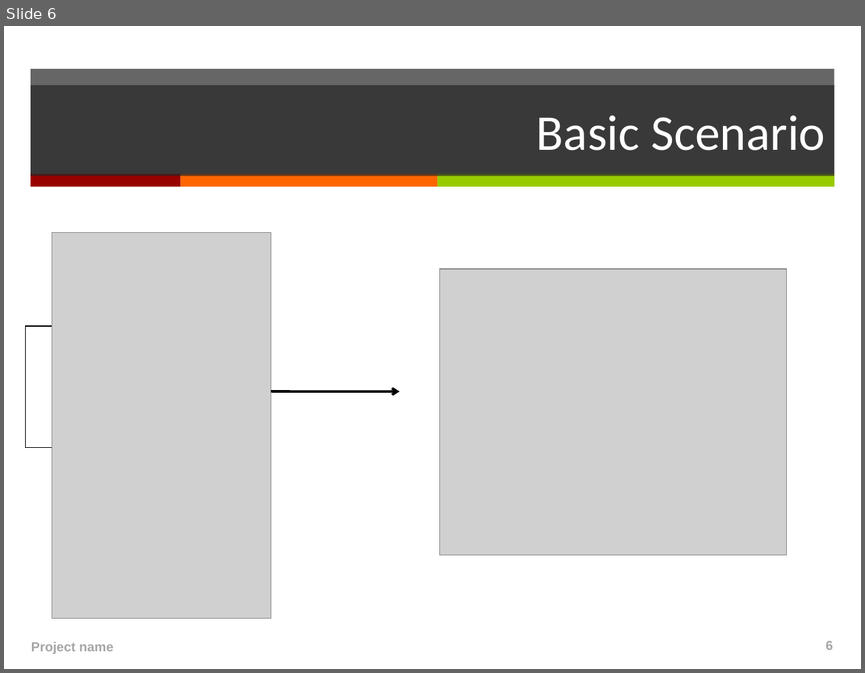
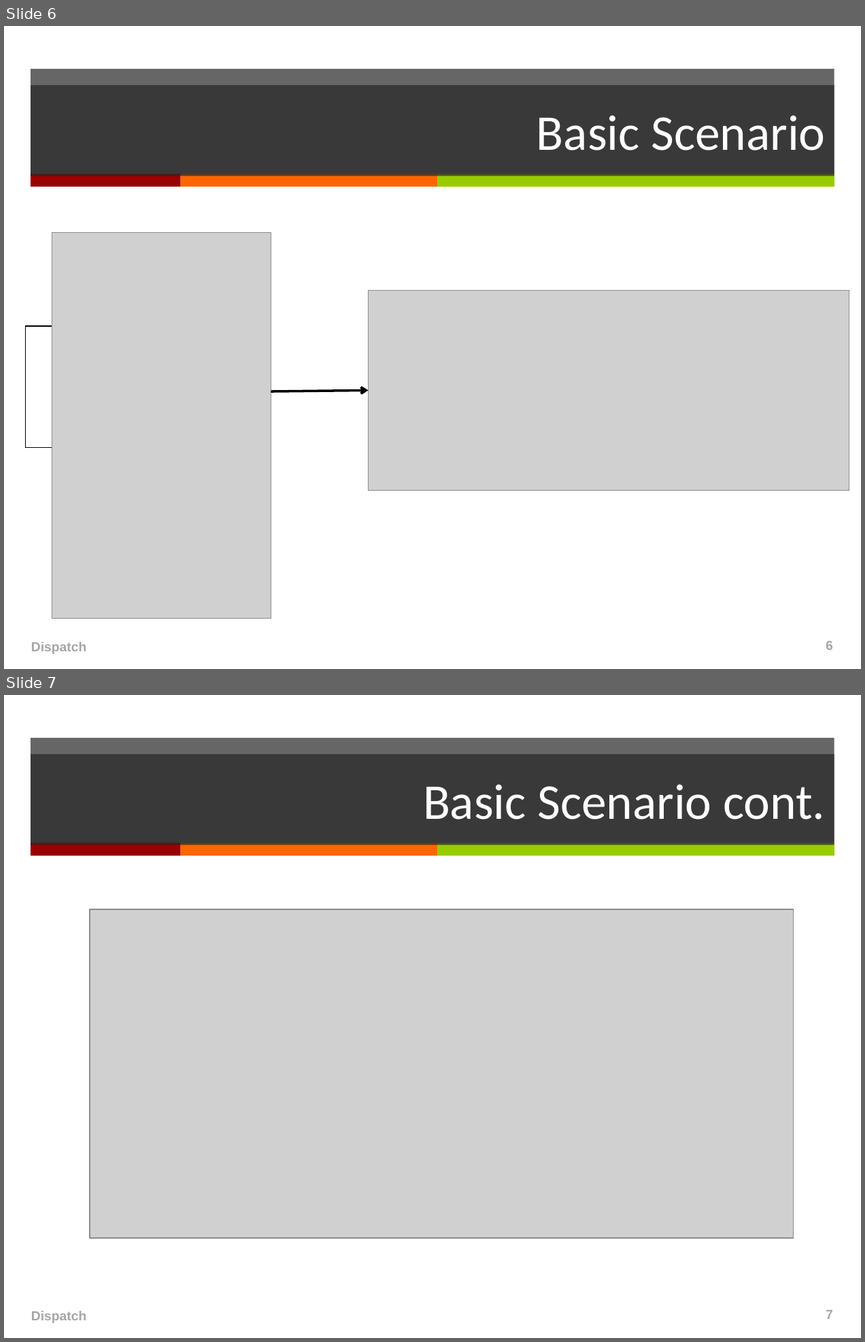
Before and after one commit to japacible/milk-banking-dispatch, a slide deck: presentations/presentation-draft-due-3-6.ppt. Shown one above the other, each under a label of ours: slide 6 before the commit, slides 6 and 7 after it. The pictures are 865x673 and 865x1342 pixels, drawn with LibreOffice and Linux fonts; fonts in the diff are those of the drawing; grey boxes stand for pictures. Boxes give left, top, right and bottom in pixels: in the first picture for what was removed or moved away, otherwise in the second. Text is boxed around its words. In the diff, an @@ line names an element or a change of style, - is before the commit and + after.

```diff
--- a/presentations/presentation-draft-due-3-6.ppt
+++ b/presentations/presentation-draft-due-3-6.ppt
@@ slide 7 added at (4,695,861,1338), background #FFFFFF; not listed: 4 template elements that a slide beside it also shows @@
@@ title added at (31,754,834,845), fill #262626 at 70% opacity, 42 pt, text #FFFFFF @@
+Basic Scenario cont.
@@ picture added at (90,909,793,1238) @@
@@ text added at (31,1310,86,1323), 11 pt, text #A6A6A6, bold @@
+Dispatch
@@ page number added at (825,1310,833,1319), 11 pt, text #A6A6A6, bold @@
+7
@@ slide 6 changed as well @@
@@ picture: place and size @@
-picture at (439,269,786,554)
+picture at (368,290,849,490)
@@ arrow moved from (271, 391) - (400, 391) to (271, 391) - (368, 390) @@
@@ text at (31,641,86,654): text changed @@
-Project name
+Dispatch
```
Also in this commit, not shown: 6 other slides changed, 2 other slides added, 3 slides removed, 2 other files.
